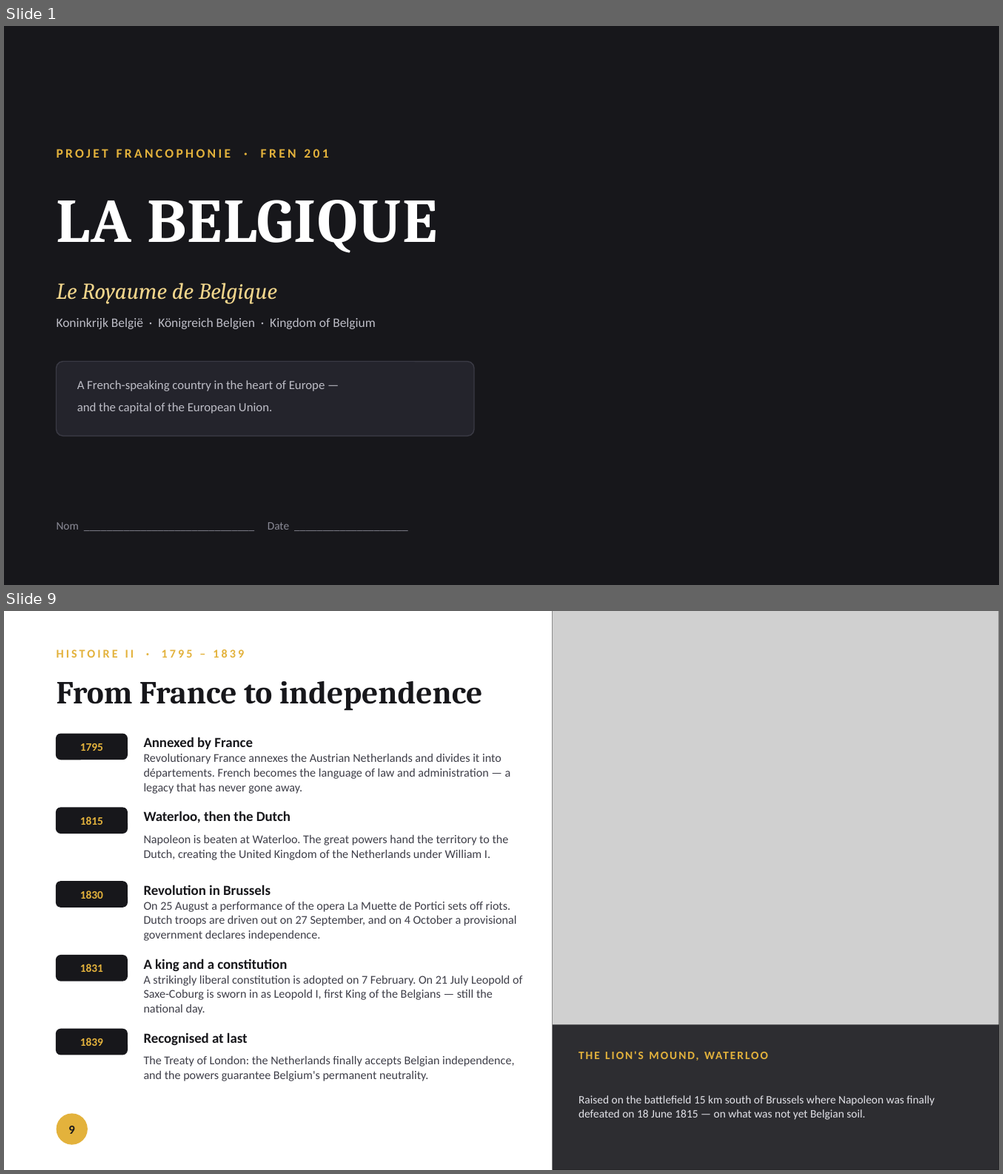
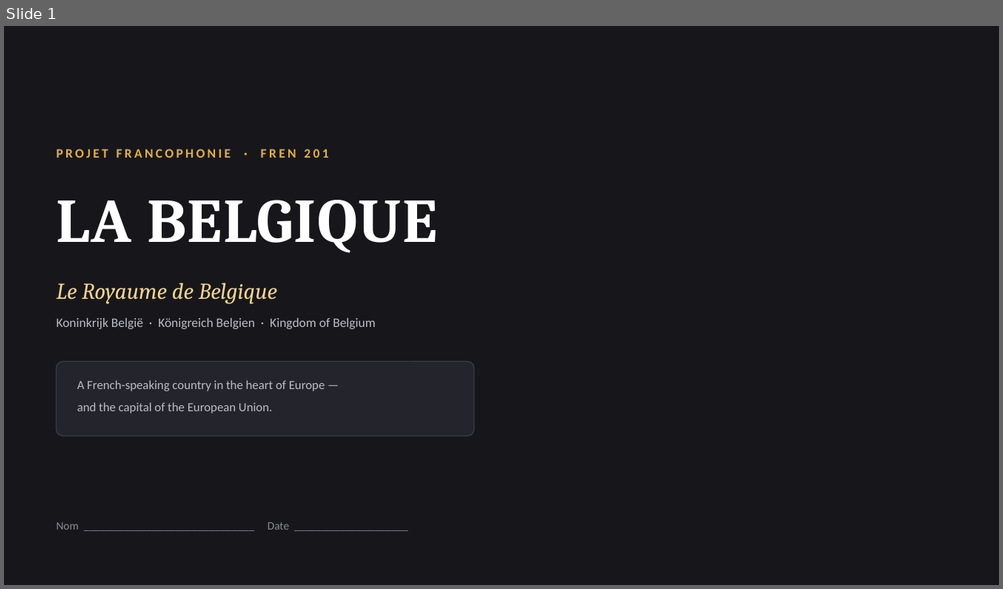
Before and after one commit to zman300z/BOYNT-WORK, a slide deck: fren201-belgium/La_Belgique_FREN201.pptx. Shown one above the other, each under a label of ours: slides 1 and 9 before the commit, slide 1 after it; the slides between them are not shown. The pictures are 1003x1174 and 1003x589 pixels, drawn with LibreOffice and Linux fonts; fonts in the diff are those of the drawing; grey boxes stand for pictures; background and template pictures are left out. Boxes give left, top, right and bottom in pixels: in the first picture for what was removed or moved away, otherwise in the second. Text is boxed around its words. In the diff, an @@ line names an element or a change of style, - is before the commit and + after.

```diff
--- a/fren201-belgium/La_Belgique_FREN201.pptx
+++ b/fren201-belgium/La_Belgique_FREN201.pptx
@@ slide 9 removed at (x1=4, y1=611, x2=999, y2=1170), background #FFFFFF @@
@@ picture removed at (x1=552, y1=611, x2=999, y2=1170) @@
@@ text removed at (x1=57, y1=649, x2=244, y2=658) @@
-HISTOIRE II · 1795 – 1839
@@ text removed at (x1=57, y1=681, x2=483, y2=711) @@
-From France to independence
@@ rounded rectangle removed at (x1=57, y1=734, x2=127, y2=760) @@
@@ text removed at (x1=80, y1=743, x2=103, y2=751) @@
-1795
@@ text removed at (x1=144, y1=737, x2=253, y2=749) @@
-Annexed by France
@@ text removed at (x1=144, y1=754, x2=511, y2=794) @@
-Revolutionary France annexes the Austrian Netherlands and divides it into départements. French becomes the language of law and administration — a legacy that has never gone away.
@@ rounded rectangle removed at (x1=57, y1=808, x2=127, y2=833) @@
@@ text removed at (x1=80, y1=817, x2=103, y2=825) @@
-1815
@@ text removed at (x1=144, y1=811, x2=290, y2=823) @@
-Waterloo, then the Dutch
@@ text removed at (x1=144, y1=835, x2=509, y2=860) @@
-Napoleon is beaten at Waterloo. The great powers hand the territory to the Dutch, creating the United Kingdom of the Netherlands under William I.
@@ rounded rectangle removed at (x1=57, y1=882, x2=127, y2=907) @@
@@ text removed at (x1=80, y1=891, x2=103, y2=899) @@
-1830
@@ text removed at (x1=144, y1=885, x2=270, y2=895) @@
-Revolution in Brussels
@@ text removed at (x1=144, y1=902, x2=517, y2=941) @@
-On 25 August a performance of the opera La Muette de Portici sets off riots. Dutch troops are driven out on 27 September, and on 4 October a provisional government declares independence.
@@ rounded rectangle removed at (x1=57, y1=956, x2=127, y2=981) @@
@@ text removed at (x1=80, y1=964, x2=103, y2=972) @@
-1831
@@ text removed at (x1=144, y1=959, x2=287, y2=972) @@
-A king and a constitution
@@ text removed at (x1=144, y1=976, x2=522, y2=1015) @@
-A strikingly liberal constitution is adopted on 7 February. On 21 July Leopold of Saxe-Coburg is sworn in as Leopold I, first King of the Belgians — still the national day.
@@ rounded rectangle removed at (x1=57, y1=1030, x2=127, y2=1055) @@
@@ rectangle removed at (x1=552, y1=1025, x2=999, y2=1170) @@
@@ text removed at (x1=80, y1=1038, x2=103, y2=1046) @@
-1839
@@ text removed at (x1=144, y1=1033, x2=247, y2=1046) @@
-Recognised at last
@@ text removed at (x1=638, y1=1052, x2=643, y2=1059) @@
-THE LION'S MOUND, WATERLOO
@@ text removed at (x1=144, y1=1056, x2=514, y2=1082) @@
-The Treaty of London: the Netherlands finally accepts Belgian independence, and the powers guarantee Belgium's permanent neutrality.
@@ text removed at (x1=578, y1=1096, x2=934, y2=1120) @@
-Raised on the battlefield 15 km south of Brussels where Napoleon was finally defeated on 18 June 1815 — on what was not yet Belgian soil.
@@ ellipse removed at (x1=57, y1=1114, x2=88, y2=1145) @@
@@ text removed at (x1=68, y1=1126, x2=74, y2=1134) @@
-9
```
Also in this commit, not shown: 14 slides changed, 1 slide added, 5 other slides removed, 4 other files.
